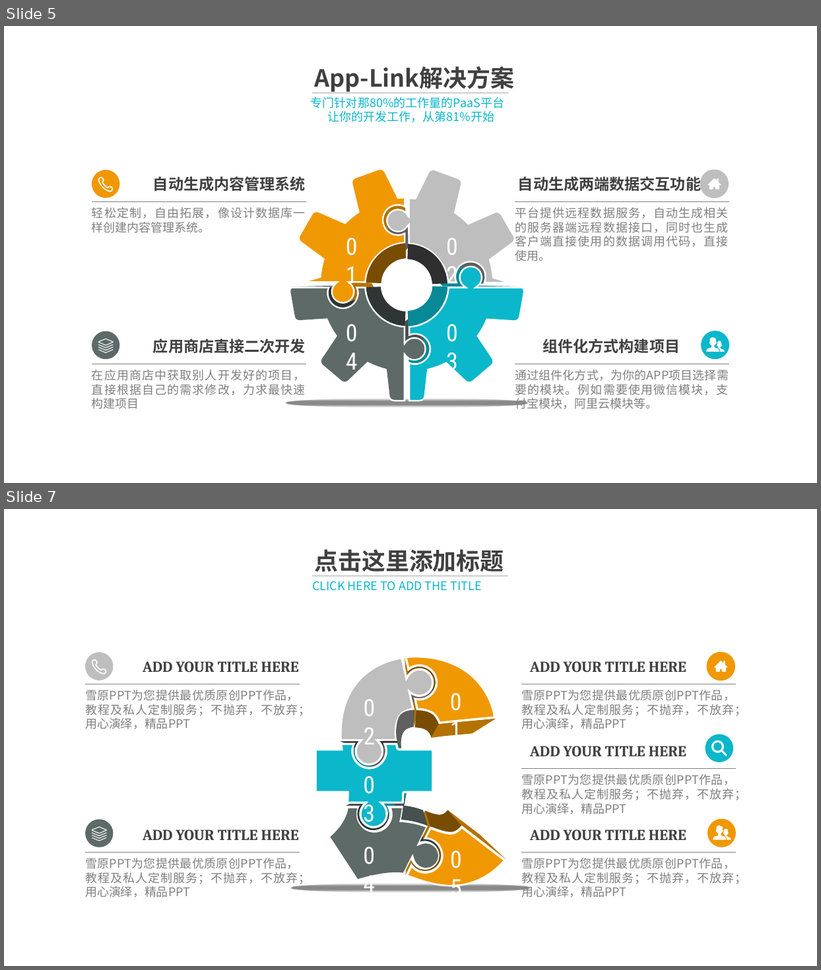
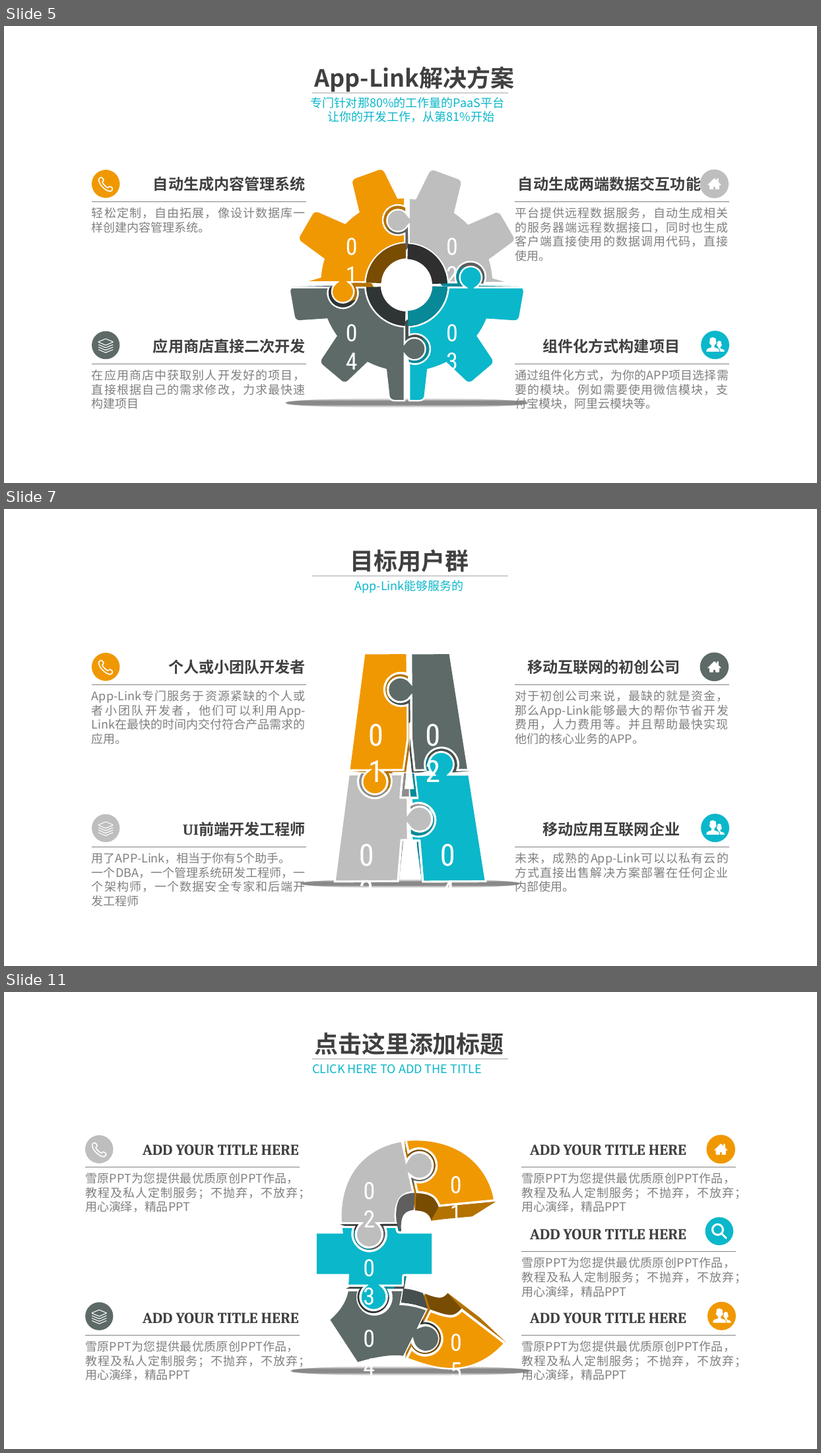
Before and after one commit to alucard263096/BP, a slide deck: App-Link 商业计划书.pptx. Shown one above the other, each under a label of ours: slides 5 and 7 before the commit, slides 5, 7 and 11 after it; the slides between them are not shown. The pictures are 821x970 and 821x1453 pixels, drawn with LibreOffice and Linux fonts; fonts in the diff are those of the drawing; background and template pictures are left out. Boxes give left, top, right and bottom in pixels: in the first picture for what was removed or moved away, otherwise in the second. Text is boxed around its words. In the diff, an @@ line names an element or a change of style, - is before the commit and + after.

```diff
--- a/App-Link 商业计划书.pptx
+++ b/App-Link 商业计划书.pptx
@@ slide 7 added at box(4, 509, 817, 966), background picture (left out); not listed: 1 template element that a slide beside it also shows @@
@@ text added at box(350, 549, 469, 576), 28 pt, text #404040, bold @@
+目标用户群
@@ line added from (313, 576) to (508, 576), #A6A6A6 0.5 pt @@
@@ text added at box(354, 580, 463, 593), 14 pt, text #0BB7CA @@
+App-Link能够服务的
@@ freeform shape added at box(92, 653, 120, 681), fill #F09801 @@
@@ freeform shape added at box(99, 661, 112, 674), fill #F09801 @@
@@ text added at box(168, 659, 306, 674), 18 pt, text #404040, bold @@
+个人或小团队开发者
@@ text added at box(527, 659, 680, 674), 18 pt, text #404040, bold @@
+移动互联网的初创公司
@@ freeform shape added at box(700, 652, 729, 681), fill #5D6A68 @@
@@ line added from (92, 685) to (306, 685), #808080 0.5 pt @@
@@ line added from (516, 685) to (729, 685), #808080 0.5 pt @@
@@ text added at box(92, 691, 306, 745), 14 pt, text #808080 @@
+App-Link专门服务于资源紧缺的个人或者小团队开发者，他们可以利用App-Link在最快的时间内交付符合产品需求的应用。
@@ text added at box(515, 691, 729, 745), 14 pt, text #808080 @@
+对于初创公司来说，最缺的就是资金，那么App-Link能够最大的帮你节省开发费用，人力费用等。并且帮助最快实现他们的核心业务的APP。
@@ freeform shape added at box(92, 815, 120, 843), fill #BEBEBE @@
@@ text added at box(183, 822, 306, 836), 18 pt, text #404040, bold @@
+UI前端开发工程师
@@ text added at box(543, 822, 680, 836), 18 pt, text #404040, bold @@
+移动应用互联网企业
@@ freeform shape added at box(701, 814, 729, 843), fill #0BB7CA @@
@@ group added at box(300, 652, 521, 889): 32 freeform shapes, 4 texts, 1 ellipse @@
+01
+02
+03
+04
@@ text added at box(92, 853, 306, 907), 14 pt, text #808080 @@
+用了APP-Link，相当于你有5个助手。
+一个DBA，一个管理系统研发工程师，一个架构师，一个数据安全专家和后端开发工程师
@@ line added from (92, 847) to (306, 847), #808080 0.5 pt @@
@@ text added at box(515, 853, 729, 892), 14 pt, text #808080 @@
+未来，成熟的App-Link可以以私有云的方式直接出售解决方案部署在任何企业内部使用。
@@ line added from (516, 847) to (729, 847), #808080 0.5 pt @@
@@ what was slide 7 is now slide 11 @@
```
Also in this commit, not shown: 10 slides changed, 2 other slides added, 2 slides removed.
